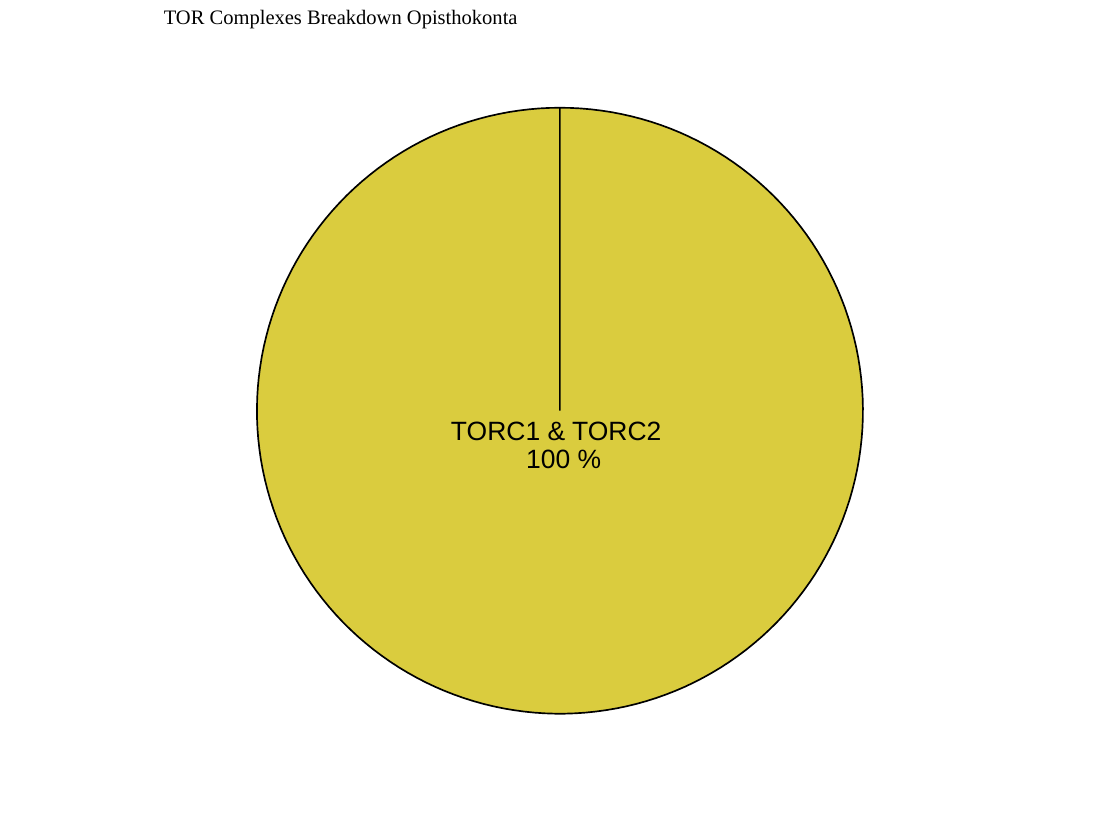
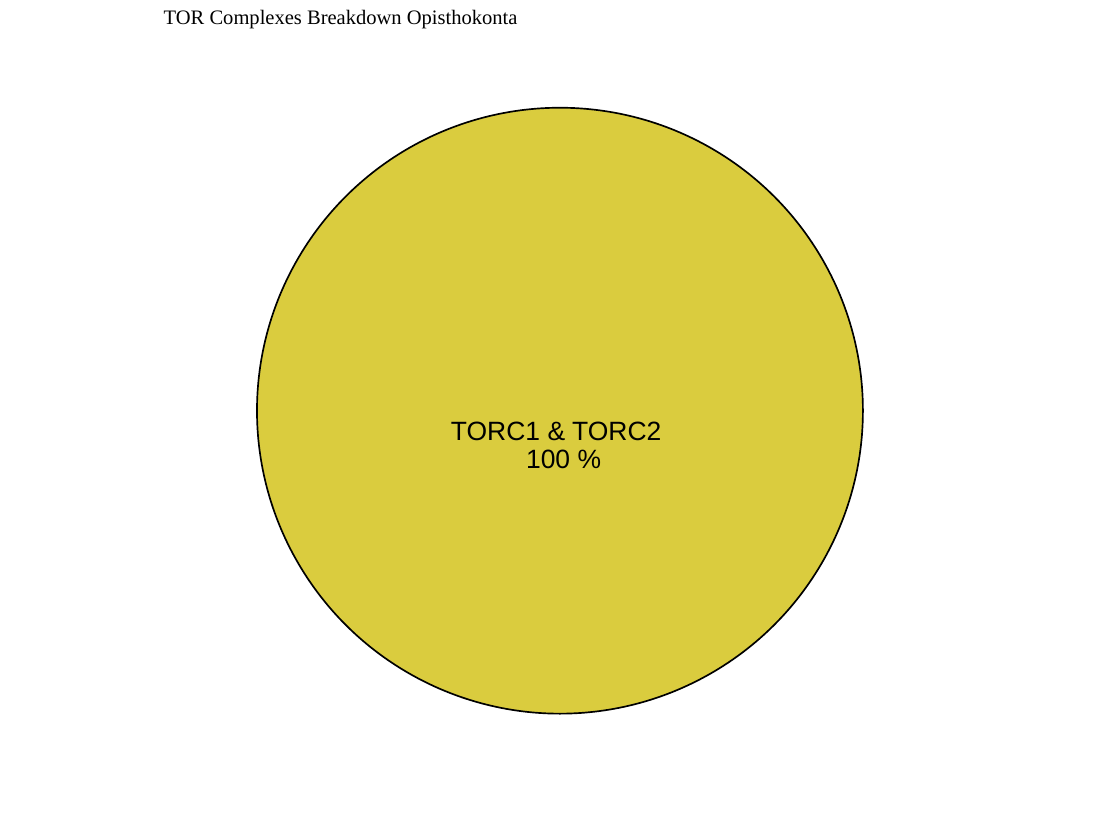
Before and after one commit to Dellaraam/TOR_phylogenetics, a slide deck: slide 1 of Images/Figures_To_Review/PieCharts_TORC/ComponentsOpisthokontaPieChart.pptx. Drawn at 1120x840 pixels with LibreOffice and Linux fonts; fonts in the diff are those of the drawing. Boxes give left, top, right and bottom in pixels: in the first picture for what was removed or moved away, otherwise in the second. Text is boxed around its words. In the diff, an @@ line names an element or a change of style, - is before the commit and + after.

```diff
--- a/Images/Figures_To_Review/PieCharts_TORC/ComponentsOpisthokontaPieChart.pptx
+++ b/Images/Figures_To_Review/PieCharts_TORC/ComponentsOpisthokontaPieChart.pptx
@@ ellipse at box(0, 6, 1120, 790): rectangle to ellipse @@
@@ ellipse "TOR Complexes Breakdown Opisthokonta": place and size @@
-ellipse "TOR Complexes Breakdown Opisthokonta" at box(164, 9, 518, 29)
+ellipse "TOR Complexes Breakdown Opisthokonta" at box(181, 9, 501, 28)
@@ freeform shape removed at box(256, 108, 862, 713) @@
@@ ellipse added at box(256, 108, 862, 713), fill #DACC3E, outline #000000 1.07 pt @@
```
Also in this commit, not shown: 7 other files.
